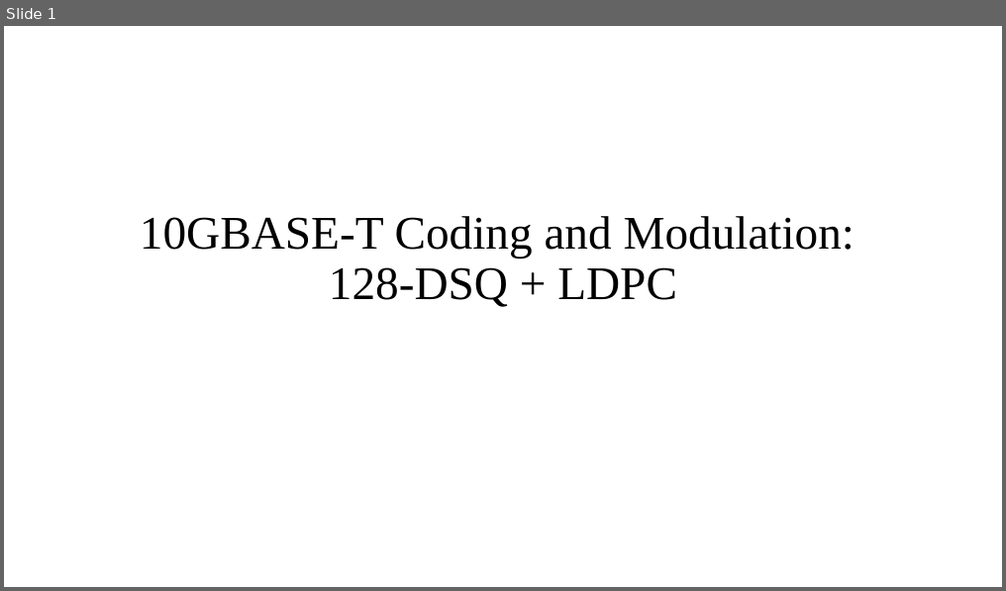
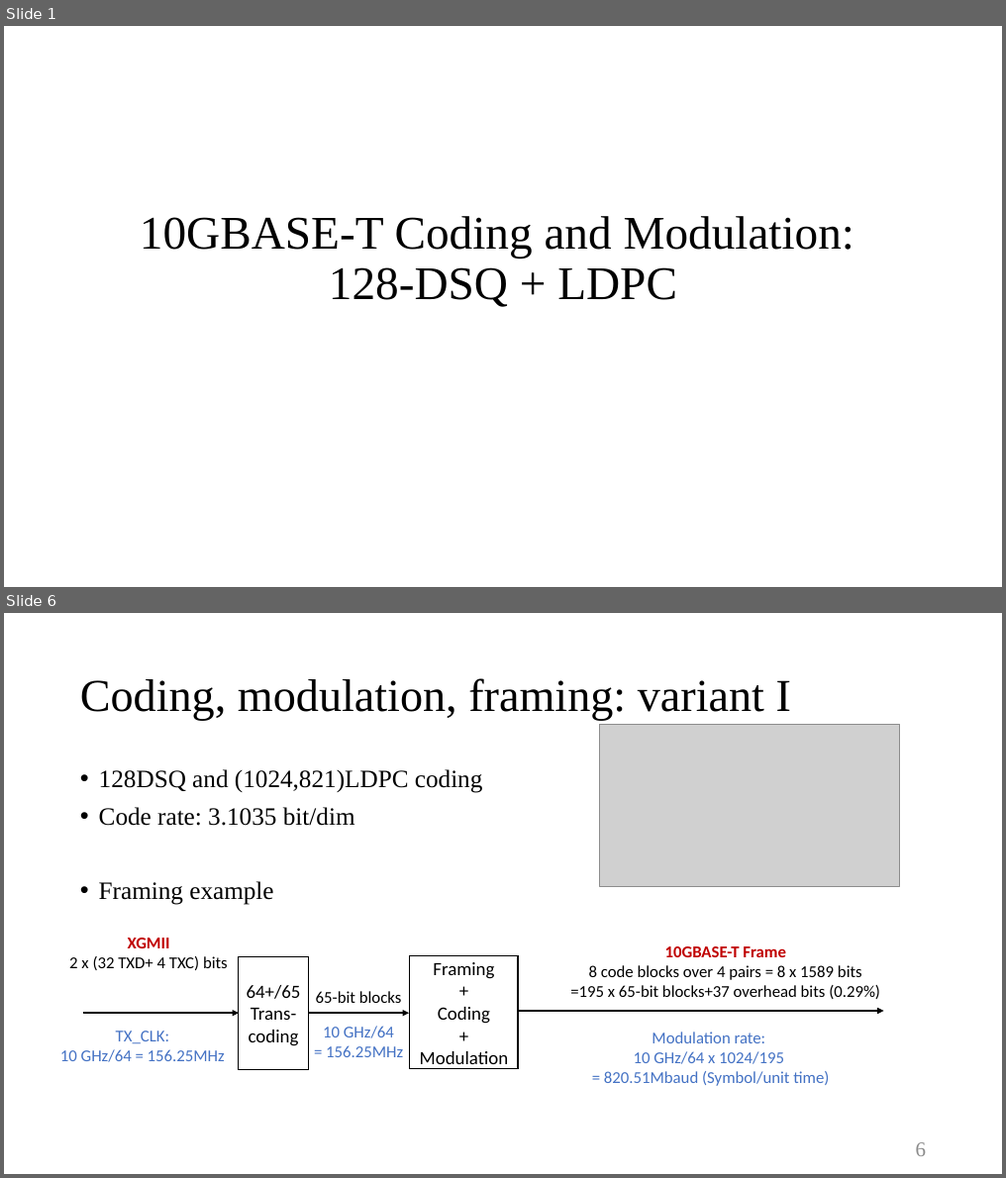
Before and after one commit to Freddy0406/128DSQ, a slide deck: 10GBASE-T Coding and Modulation.pptx. Shown one above the other, each under a label of ours: slide 1 before the commit, slides 1 and 6 after it; the slides between them are not shown. The pictures are 1006x591 and 1006x1178 pixels, drawn with LibreOffice and Linux fonts; fonts in the diff are those of the drawing; grey boxes stand for pictures. Boxes give left, top, right and bottom in pixels: in the first picture for what was removed or moved away, otherwise in the second. Text is boxed around its words. In the diff, an @@ line names an element or a change of style, - is before the commit and + after.

```diff
--- a/10GBASE-T Coding and Modulation.pptx
+++ b/10GBASE-T Coding and Modulation.pptx
@@ slide 6 added at box(4, 613, 1002, 1174), background #FFFFFF @@
@@ title added at box(80, 678, 791, 721), 44 pt, text #000000 @@
+Coding, modulation, framing: variant I
@@ picture added at box(600, 724, 900, 886) @@
@@ text added at box(99, 769, 483, 905), 24 pt, text #000000 @@
+• 128DSQ and (1024,821)LDPC coding
+• Code rate: 3.1035 bit/dim
+• Framing example
@@ text added at box(69, 938, 228, 970), 16 pt, text #000000 @@
+XGMII
+2 x (32 TXD+ 4 TXC) bits
@@ rectangle added at box(239, 957, 308, 1069), outline #000000 1 pt, 18 pt, text #000000 @@
+64+/65
+Trans-coding
@@ rectangle added at box(410, 957, 518, 1069), outline #000000 1 pt, 18 pt, text #000000 @@
+Framing
++
+Coding
++
+Modulation
@@ text added at box(570, 947, 880, 999), 16 pt, text #000000 @@
+10GBASE-T Frame
+8 code blocks over 4 pairs = 8 x 1589 bits
+=195 x 65-bit blocks+37 overhead bits (0.29%)
@@ text added at box(316, 991, 402, 1003), 16 pt, text #000000 @@
+65-bit blocks
@@ arrow added from (82, 1014) to (239, 1014), #000000 2 pt @@
@@ arrow added from (308, 1014) to (409, 1014), #000000 2 pt @@
@@ text added at box(323, 1026, 403, 1058), 16 pt, text #4472C4 @@
+10 GHz/64
+= 156.25MHz
@@ arrow added from (519, 1011) to (884, 1011), #000000 2 pt @@
@@ text added at box(60, 1031, 225, 1062), 16 pt, text #4472C4 @@
+TX_CLK:
+10 GHz/64 = 156.25MHz
@@ text added at box(604, 1032, 829, 1086), 16 pt, text #4472C4 @@
+Modulation rate:
+10 GHz/64 x 1024/195
+= 820.51Mbaud (Symbol/unit time)
@@ page number added at box(916, 1143, 927, 1157), 20 pt, text #8C8C8C @@
+6
```
Also in this commit, not shown: 2 slides changed, 13 other slides added, 6 other files.
